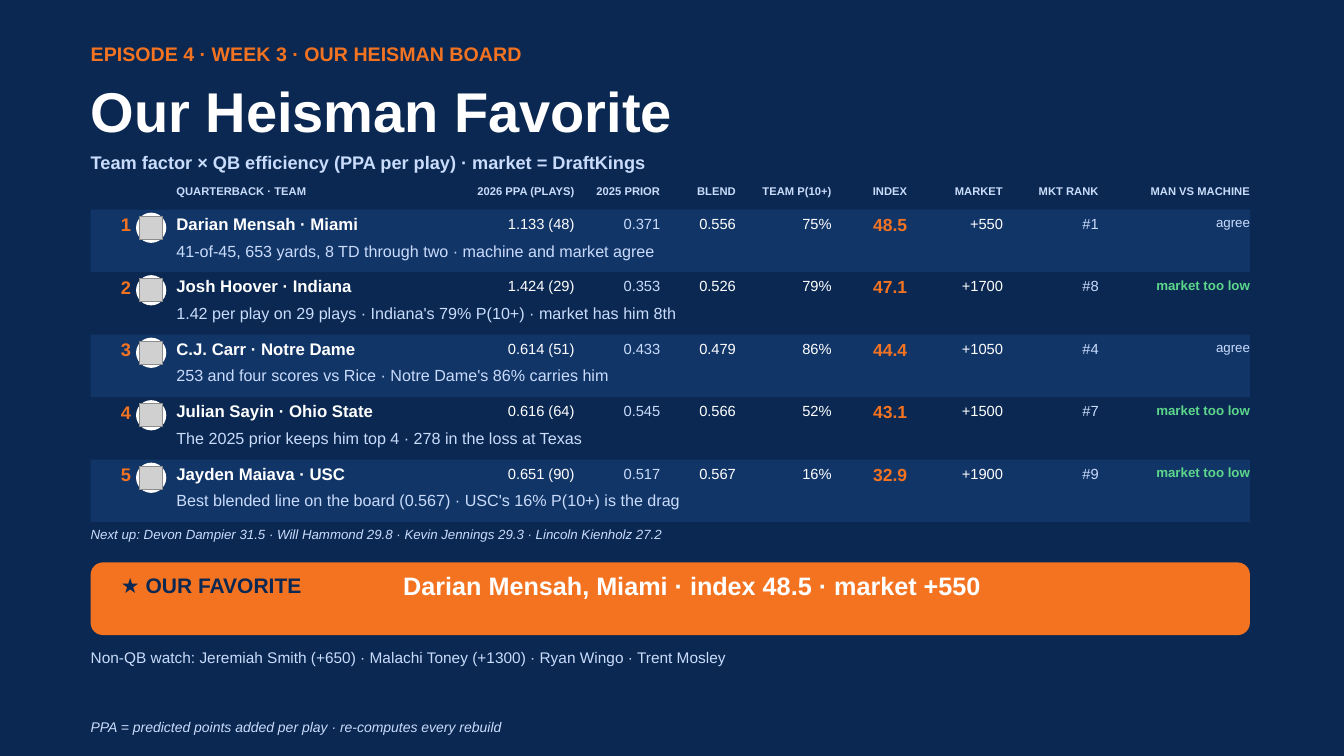
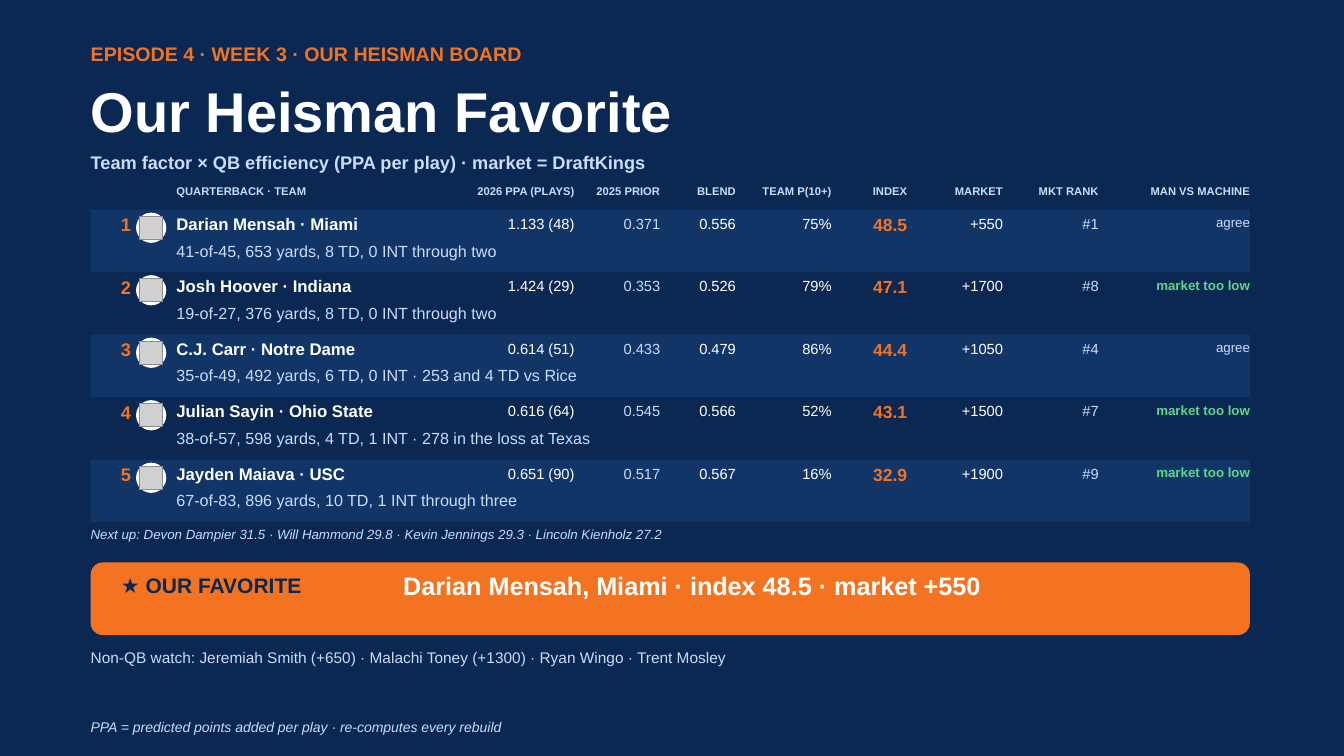
Before and after one commit to lucasalvarezflorida-lab/ncaa-fbs-analytics, a slide deck: slide 3 of decks/2026_Week3_Episode4.pptx. Drawn at 1344x756 pixels with LibreOffice and Linux fonts; fonts in the diff are those of the drawing; grey boxes stand for pictures. Boxes give left, top, right and bottom in pixels: in the first picture for what was removed or moved away, otherwise in the second. Text is boxed around its words. In the diff, an @@ line names an element or a change of style, - is before the commit and + after.

```diff
--- a/decks/2026_Week3_Episode4.pptx
+++ b/decks/2026_Week3_Episode4.pptx
@@ text at [176, 245, 496, 260]: text changed @@
-41-of-45, 653 yards, 8 TD through two · machine and market agree
+41-of-45, 653 yards, 8 TD, 0 INT through two
@@ text at [176, 307, 496, 323]: text changed @@
-1.42 per play on 29 plays · Indiana's 79% P(10+) · market has him 8th
+19-of-27, 376 yards, 8 TD, 0 INT through two
@@ text at [176, 369, 577, 385]: text changed @@
-253 and four scores vs Rice · Notre Dame's 86% carries him
+35-of-49, 492 yards, 6 TD, 0 INT · 253 and 4 TD vs Rice
@@ text at [176, 432, 590, 448]: text changed @@
-The 2025 prior keeps him top 4 · 278 in the loss at Texas
+38-of-57, 598 yards, 4 TD, 1 INT · 278 in the loss at Texas
@@ text at [176, 494, 517, 510]: text changed @@
-Best blended line on the board (0.567) · USC's 16% P(10+) is the drag
+67-of-83, 896 yards, 10 TD, 1 INT through three
```
Also in this commit, not shown: 2 other files.
